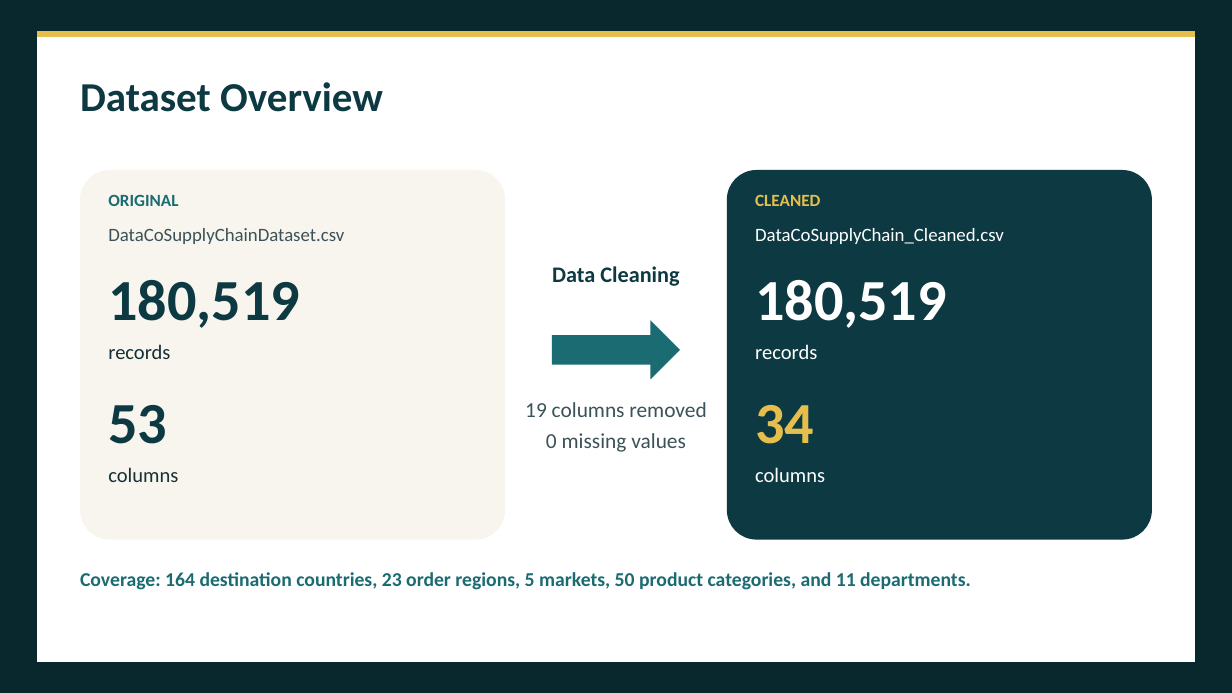
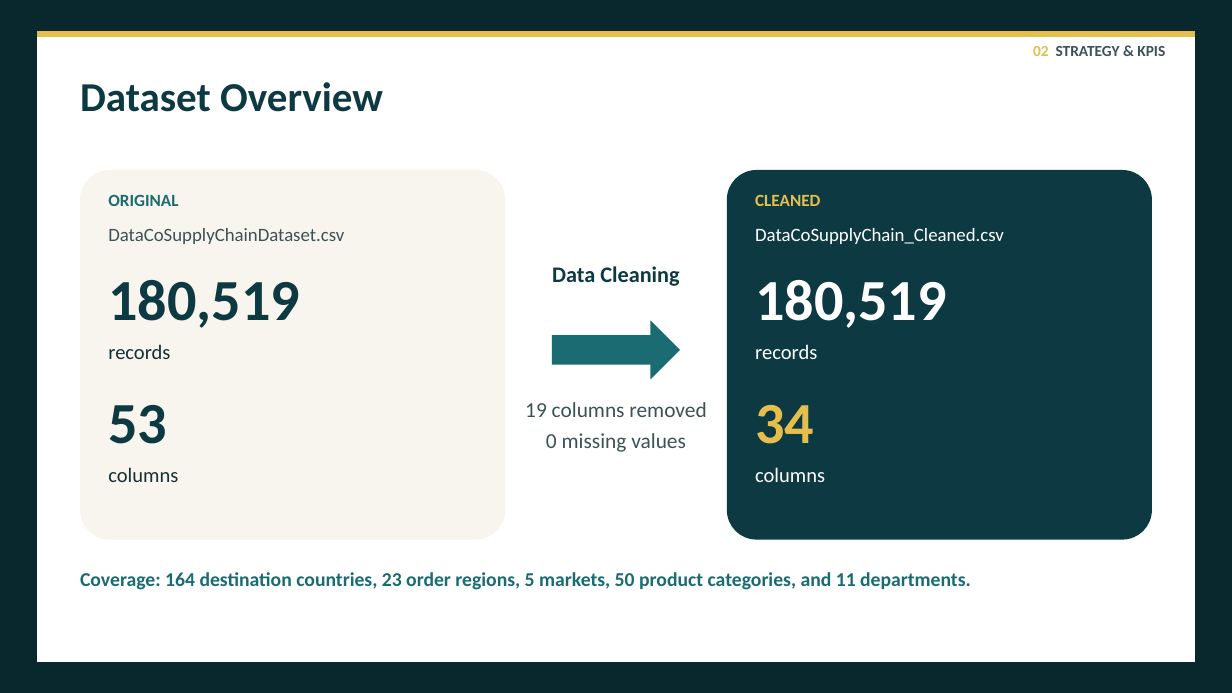
Before and after one commit to Team5-Depi/Supply-Chain-Dataset-Analysis-Final_Project, a slide deck: slide 15 of Presentation/Supply_Chain_Dataset_Analysis_Presentation.pptx (slide 4 before the commit). Drawn at 1232x693 pixels with LibreOffice and Linux fonts; fonts in the diff are those of the drawing. Boxes give left, top, right and bottom in pixels: in the first picture for what was removed or moved away, otherwise in the second. Text is boxed around its words. In the diff, an @@ line names an element or a change of style, - is before the commit and + after.

```diff
--- a/Presentation/Supply_Chain_Dataset_Analysis_Presentation.pptx
+++ b/Presentation/Supply_Chain_Dataset_Analysis_Presentation.pptx
@@ text added at <box>1033,46,1165,56</box>, 18 pt, text #3B5258, bold @@
+02 STRATEGY & KPIS
```
Also in this commit, not shown: 10 other slides changed, 46 slides added, 4 slides removed, 2 other files.
